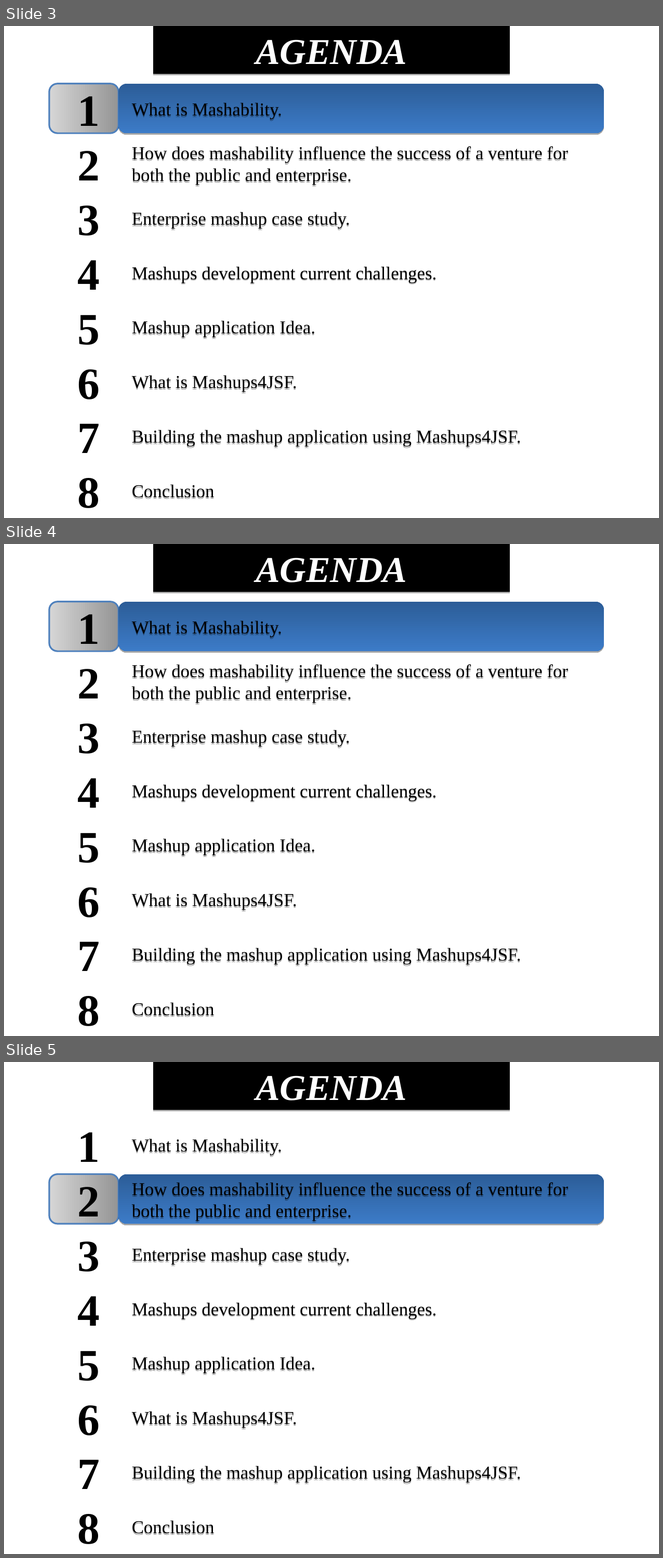
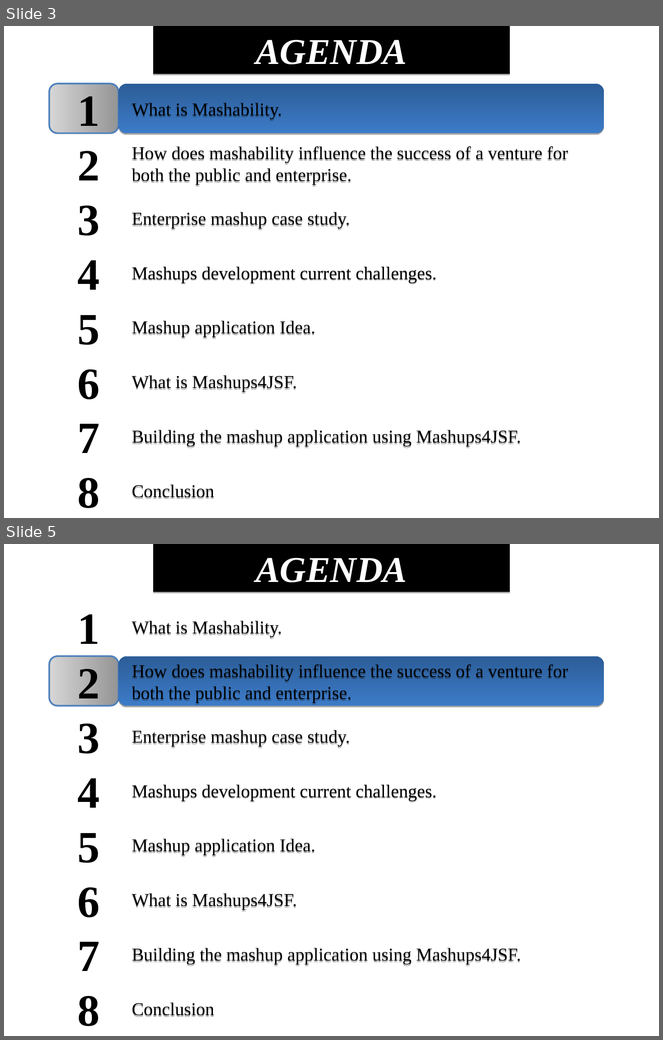
Before and after one commit to demo007/mashups4jsf, a slide deck: overview-architecture/JavaOne-2010/Mashups4JSF(Part2).odp. Shown one above the other, each under a label of ours: slides 3, 4 and 5 before the commit, slides 3 and 5 after it; the slides between them are not shown. The pictures are 663x1558 and 663x1040 pixels, drawn with LibreOffice and Linux fonts; fonts in the diff are those of the drawing. Boxes give left, top, right and bottom in pixels: in the first picture for what was removed or moved away, otherwise in the second. Text is boxed around its words. In the diff, an @@ line names an element or a change of style, - is before the commit and + after.

```diff
--- a/overview-architecture/JavaOne-2010/Mashups4JSF(Part2).odp
+++ b/overview-architecture/JavaOne-2010/Mashups4JSF(Part2).odp
@@ slide 4 removed at [4,544,659,1036], background #FFFFFF @@
@@ freeform shape removed at [153,544,510,591] @@
-AGENDA
@@ freeform shape removed at [49,602,119,651] @@
@@ free removed at [54,602,124,651] @@
-1
@@ freeform shape removed at [119,602,605,651] @@
@@ free removed at [124,602,609,651] @@
-What is Mashability.
@@ free removed at [54,656,124,706] @@
-2
@@ free removed at [124,656,609,706] @@
-How does mashability influence the success of a venture for both the public and enterprise.
@@ free removed at [54,710,124,760] @@
-3
@@ free removed at [124,710,609,760] @@
-Enterprise mashup case study.
@@ free removed at [54,765,124,814] @@
-4
@@ free removed at [124,765,609,814] @@
-Mashups development current challenges.
@@ free removed at [54,820,124,869] @@
-5
@@ free removed at [124,820,609,869] @@
-Mashup application Idea.
@@ free removed at [54,874,124,923] @@
-6
@@ free removed at [124,874,609,923] @@
-What is Mashups4JSF.
@@ free removed at [54,929,124,978] @@
-7
@@ free removed at [124,929,609,978] @@
-Building the mashup application using Mashups4JSF.
@@ free removed at [54,983,124,1033] @@
-8
@@ free removed at [124,983,609,1033] @@
-Conclusion
```
Also in this commit, not shown: 4 slides added.
